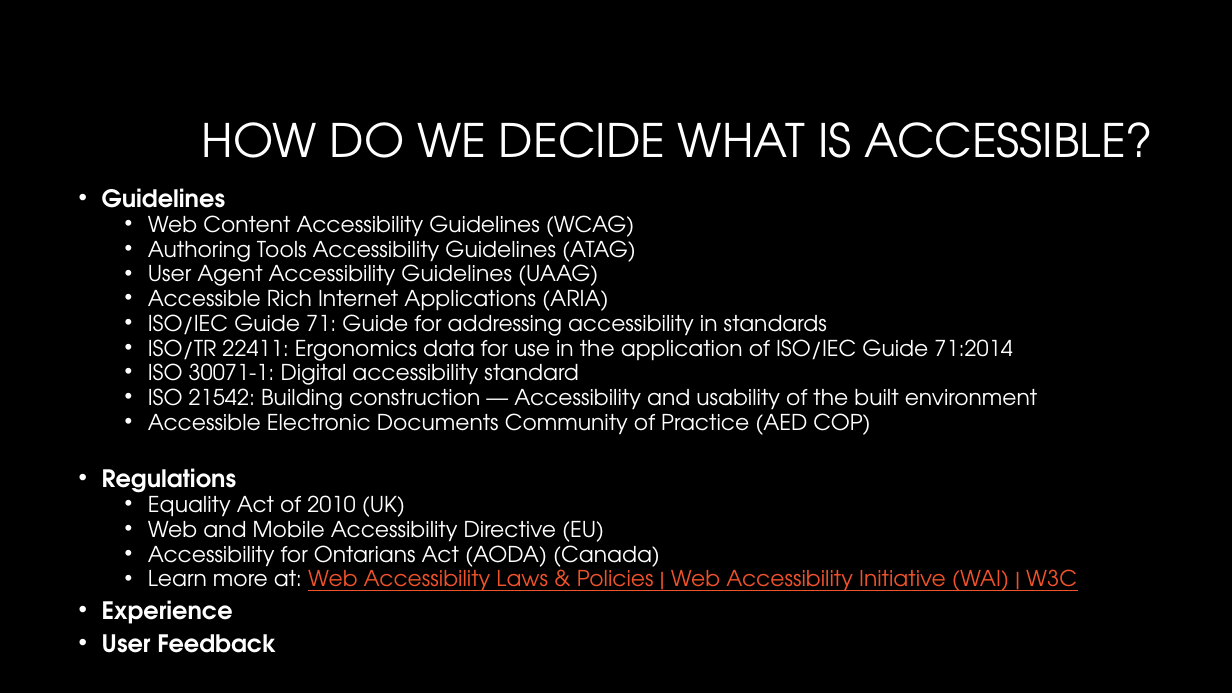
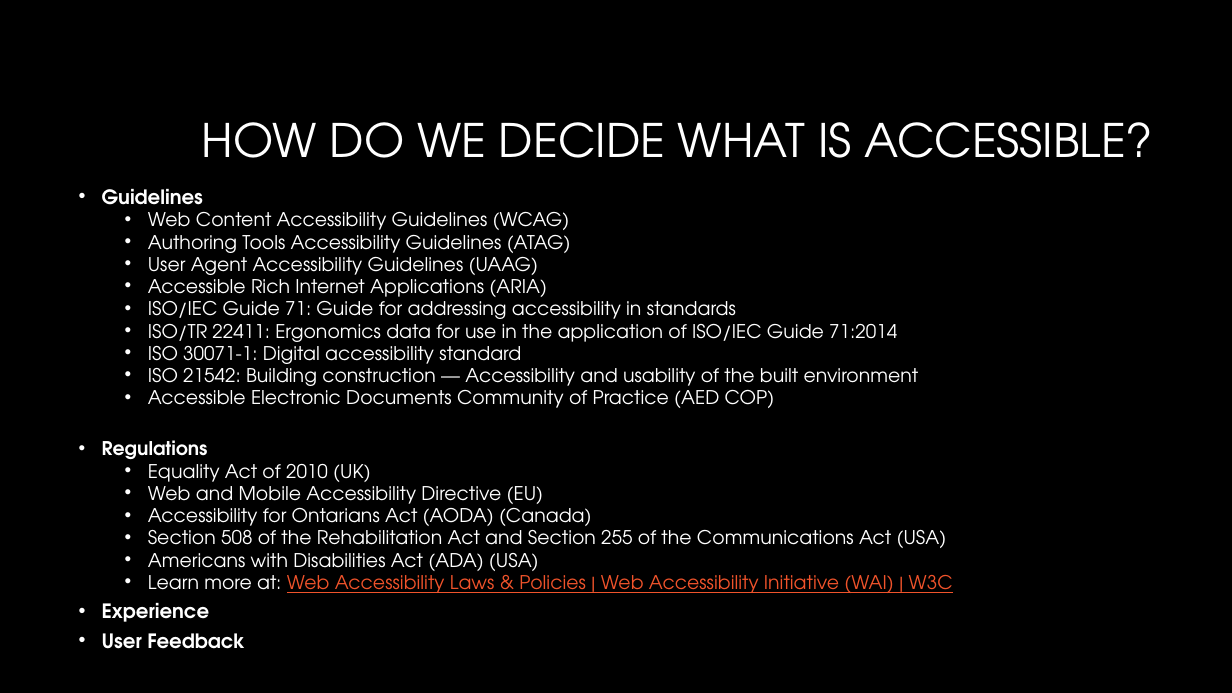
Before and after one commit to CorgiDev/A11y-Materials, a slide deck: slide 6 of Presenations/2024 Presentations/AccessibilityTesting101 - London NDC.pptx. Drawn at 1232x693 pixels with LibreOffice and Linux fonts; fonts in the diff are those of the drawing; background and template pictures are left out. Boxes give left, top, right and bottom in pixels: in the first picture for what was removed or moved away, otherwise in the second. Text is boxed around its words. In the diff, an @@ line names an element or a change of style, - is before the commit and + after.

Commit message:
Added London specific Accessibility Testing presentation

```diff
--- a/Presenations/2024 Presentations/AccessibilityTesting101 - London NDC.pptx
+++ b/Presenations/2024 Presentations/AccessibilityTesting101 - London NDC.pptx
@@ text at bbox=[102, 189, 953, 649]: size 18.7 to 15.4 pt in "Guidelines", "Experience", "User Feedback"; size 17 to 14.7 pt in "Web Content Accessibility Guidelines (WCAG)", "Authoring Tools Accessibility Guidelines (ATAG)", "User Agent Accessibility Guidelines (UAAG)", "Accessible Rich Internet Applications (ARIA)" and 9 more places; size 18.7 to 14.7 pt in "Regulations" @@
@@ text at bbox=[148, 525, 947, 571]: paragraphs added @@
+  • Section 508 of the Rehabilitation Act and Section 255 of the Communications Act (USA)
+  • Americans with Disabilities Act (ADA) (USA)
```
Also in this commit, not shown: 1 other slide changed.
